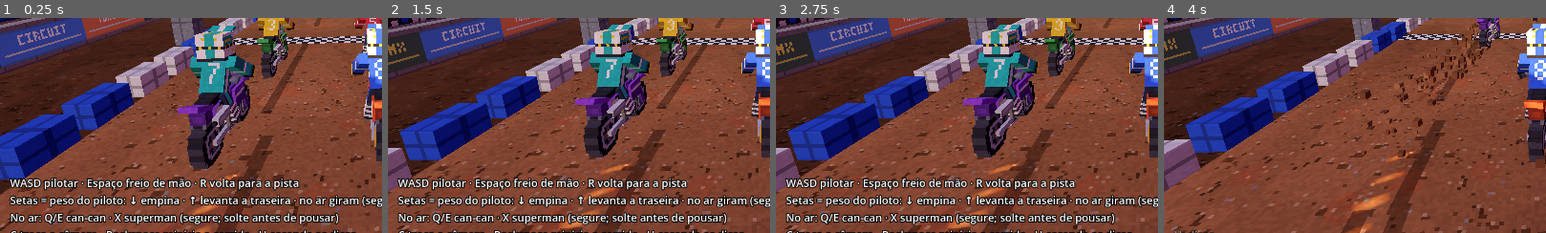
Above: before the commit, frames 1-4 (left to right).
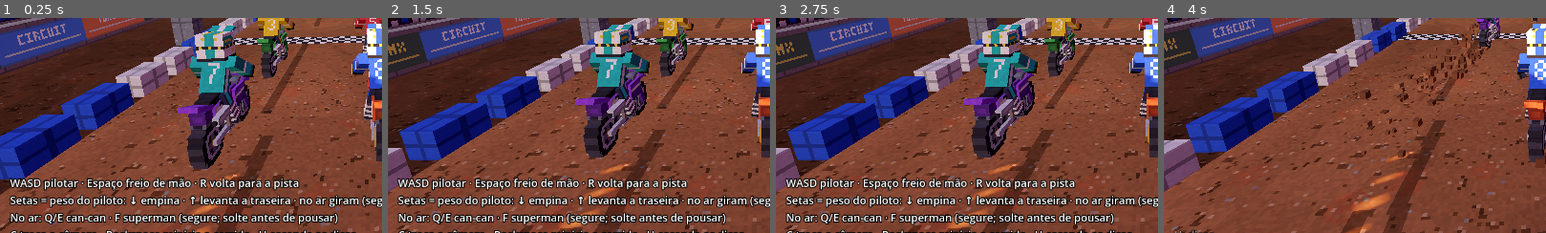
Above: after the commit, the same moments.

Repository: carvguilherme8/turinhos_circuit
Game: Godot game, scene res://scenes/tracks/stadium_circuit.tscn
Two runs of this game, one before a commit and one after it. Both use one fixed random seed, a clock stepped at 60 frames per second and the inputs below.
Inputs (mouse positions are % of the whole screen's width and height, from its top left):
- Up to frame 1 (0.25 s): no input
- Up to frame 2 (1.5 s): move the mouse to (72, 45) at 0.52 s; hold D (direita) 0.53-1.28 s; tap F (manobra_superman, bound only after the commit) at 0.6 s; click (72, 45) at 0.67 s; tap X (manobra_superman, bound only before the commit) at 0.8, 1.35 s; move the mouse to (30, 55) at 1.27 s; hold Down (inclinar_tras) from 1.28 s (still down)
- Up to frame 3 (2.75 s): tap F (manobra_superman, bound only after the commit) at 1.55 s; move the mouse to (60, 28) at 2.02 s; release Down (inclinar_tras) at 2.03 s; hold D (direita) from 2.03 s (still down); hold W (acelerar) from 2.03 s (still down); tap X (manobra_superman, bound only before the commit) at 2.3 s
- Up to frame 4 (4 s): move the mouse to (45, 70) at 2.77 s; release D (direita) at 2.78 s; release W (acelerar) at 2.78 s; hold Up (inclinar_frente) 2.78-3.53 s; tap H (alternar_dicas) at 2.85 s; click (45, 70) at 2.92 s; tap F (manobra_superman, bound only after the commit) at 3.05 s; move the mouse to (80, 65) at 3.52 s; hold A (esquerda) from 3.53 s (still down); hold S (frear) from 3.53 s (still down); tap X (manobra_superman, bound only before the commit) at 3.8 s
The pictures show only the part of the screen within x 0-50%, y 46-96%; the shares and areas given below are measured in that part.

The runs differ from the first frame. In frame 1, 1.6% of the frame differs, in the area x 29-89%, y 90-97%; in frame 2, 1.6%; in frame 3, 1.6%; in frame 4, nothing differs.

Commit message:
fix: queda sempre derruba a moto; superman no F
- Toda queda dá um tranco que tomba a moto e tira velocidade (antes, uma queda
  marcada com a moto em pé, ex.: pousar no meio da manobra, seguia andando)
- Pouso que parece queda é confirmado num instante (0,12 s), com o melhor
  alinhamento: um raio de roda raspando a beirada ou a face íngreme de uma rampa
  não condena mais o pouso; a nota perfeito/torto continua no primeiro toque
- Superman passa da tecla X para F

Diff:
--- a/scripts/bike/bike.gd
+++ b/scripts/bike/bike.gd
@@ -86,6 +86,9 @@
 ## da manobra atual está aplicada (0..1; pousar acima de 0,5 é queda).
 var air_tricks: PackedStringArray = PackedStringArray()
 var trick_amount: float = 0.0
+## Avaliação do pouso em andamento: tempo desde o toque (-1 = nenhuma) e melhor alinhamento.
+var _landing_timer: float = -1.0
+var _landing_best_angle: float = 180.0
 var _air_spin_hold: float = 0.0
 var _last_forward: Vector3 = Vector3.FORWARD
 
@@ -307,7 +310,7 @@
 func _track_air_and_landing(delta: float) -> void:
 	var forward := -global_basis.z
 	if not is_grounded():
-		if air_time == 0.0:
+		if air_time == 0.0 and _landing_timer < 0.0:
 			air_rotation = 0.0
 			air_tricks.clear()
 		else:
@@ -315,10 +318,30 @@
 			air_rotation += rad_to_deg(_last_forward.signed_angle_to(forward, global_basis.x))
 		air_time += delta
 	elif air_time > 0.0:
-		if air_time >= stats.min_air_time:
-			_evaluate_landing()
+		if air_time >= stats.min_air_time and _landing_timer < 0.0:
+			var angle_now := rad_to_deg(global_basis.y.angle_to(_ground_normal))
+			if angle_now <= stats.crash_landing_angle and global_basis.y.dot(Vector3.UP) >= 0.0:
+				_evaluate_landing(angle_now)
+			else:
+				# Parece queda: confirma num instante (pode ter sido só um raio raspando
+				# a beirada ou a face íngreme de uma rampa).
+				_landing_timer = 0.0
+				_landing_best_angle = angle_now
 		air_time = 0.0
 	_last_forward = forward
+	if is_crashed:
+		return
+
+	# Confirmação de queda no pouso: fica com o melhor alinhamento do intervalo.
+	if _landing_timer >= 0.0:
+		if is_grounded():
+			_landing_best_angle = minf(_landing_best_angle, rad_to_deg(global_basis.y.angle_to(_ground_normal)))
+		_landing_timer += delta
+		if (front_grounded and rear_grounded) or _landing_timer >= stats.landing_window:
+			_landing_timer = -1.0
+			_evaluate_landing(_landing_best_angle)
+			if is_crashed:
+				return
 
 	if not is_crashed and get_contact_count() > 0:
 		var tilt := rad_to_deg(global_basis.y.angle_to(Vector3.UP))
@@ -334,8 +357,7 @@
 
 ## Compara o "para cima" da moto com a normal do chão onde ela tocou:
 ## pousar inclinado junto com a rampa de descida conta como alinhado.
-func _evaluate_landing() -> void:
-	var angle := rad_to_deg(global_basis.y.angle_to(_ground_normal))
+func _evaluate_landing(angle: float) -> void:
 	if trick_amount > 0.5:
 		_crash("pousou no meio da manobra")
 		return
@@ -382,6 +404,12 @@
 	is_crashed = true
 	_crash_timer = stats.respawn_delay
 	drift_amount = 0.0
+	_landing_timer = -1.0
+	# Tranco que derruba a moto de lado: toda queda é visível (sem isso, uma moto que caiu
+	# em pé só seguia andando até reaparecer).
+	var side := 1.0 if randf() < 0.5 else -1.0
+	angular_velocity += -global_basis.z * side * stats.crash_roll_kick
+	linear_velocity *= stats.crash_speed_keep
 	crashed.emit()
 
 
--- a/scripts/bike/bike_stats.gd
+++ b/scripts/bike/bike_stats.gd
@@ -129,6 +129,12 @@
 @export_range(0.0, 1.0, 0.05) var rough_landing_keep_worst: float = 0.4
 ## A carenagem encostando em algo com a moto mais tombada que isso é queda.
 @export_range(10.0, 90.0, 1.0, "suffix:°") var crash_tilt_angle: float = 60.0
+## Janela para avaliar o pouso: usa o melhor alinhamento desse intervalo (um raio de roda
+## raspando uma beirada no primeiro instante não condena o pouso).
+@export_range(0.0, 0.5, 0.01, "suffix:s") var landing_window: float = 0.12
+## Tranco que derruba a moto numa queda (rolagem, rad/s) e velocidade que sobra.
+@export_range(0.0, 10.0, 0.1, "suffix:rad/s") var crash_roll_kick: float = 3.5
+@export_range(0.0, 1.0, 0.05) var crash_speed_keep: float = 0.6
 ## Tempo caído antes de voltar para a pista.
 @export_range(0.1, 5.0, 0.1, "suffix:s") var respawn_delay: float = 1.0
 
--- a/scripts/core/game_input.gd
+++ b/scripts/core/game_input.gd
@@ -19,7 +19,7 @@
 	"reiniciar_corrida": [KEY_BACKSPACE],
 	"manobra_cancan_esquerda": [KEY_Q],
 	"manobra_cancan_direita": [KEY_E],
-	"manobra_superman": [KEY_X],
+	"manobra_superman": [KEY_F],
 	"pausar": [KEY_ESCAPE],
 }
 
--- a/scripts/ui/control_hints.gd
+++ b/scripts/ui/control_hints.gd
@@ -5,7 +5,7 @@
 const SETTINGS_PATH := "user://settings.cfg"
 const HINTS := """WASD pilotar · Espaço freio de mão · R volta para a pista
 Setas = peso do piloto: ↓ empina · ↑ levanta a traseira · no ar giram (segure: mortal) · ←/→ whip
-No ar: Q/E can-can · X superman (segure; solte antes de pousar)
+No ar: Q/E can-can · F superman (segure; solte antes de pousar)
 C troca a câmera · Backspace reinicia a corrida · H esconde as dicas"""
 const COLLAPSED := "H: dicas"
 
